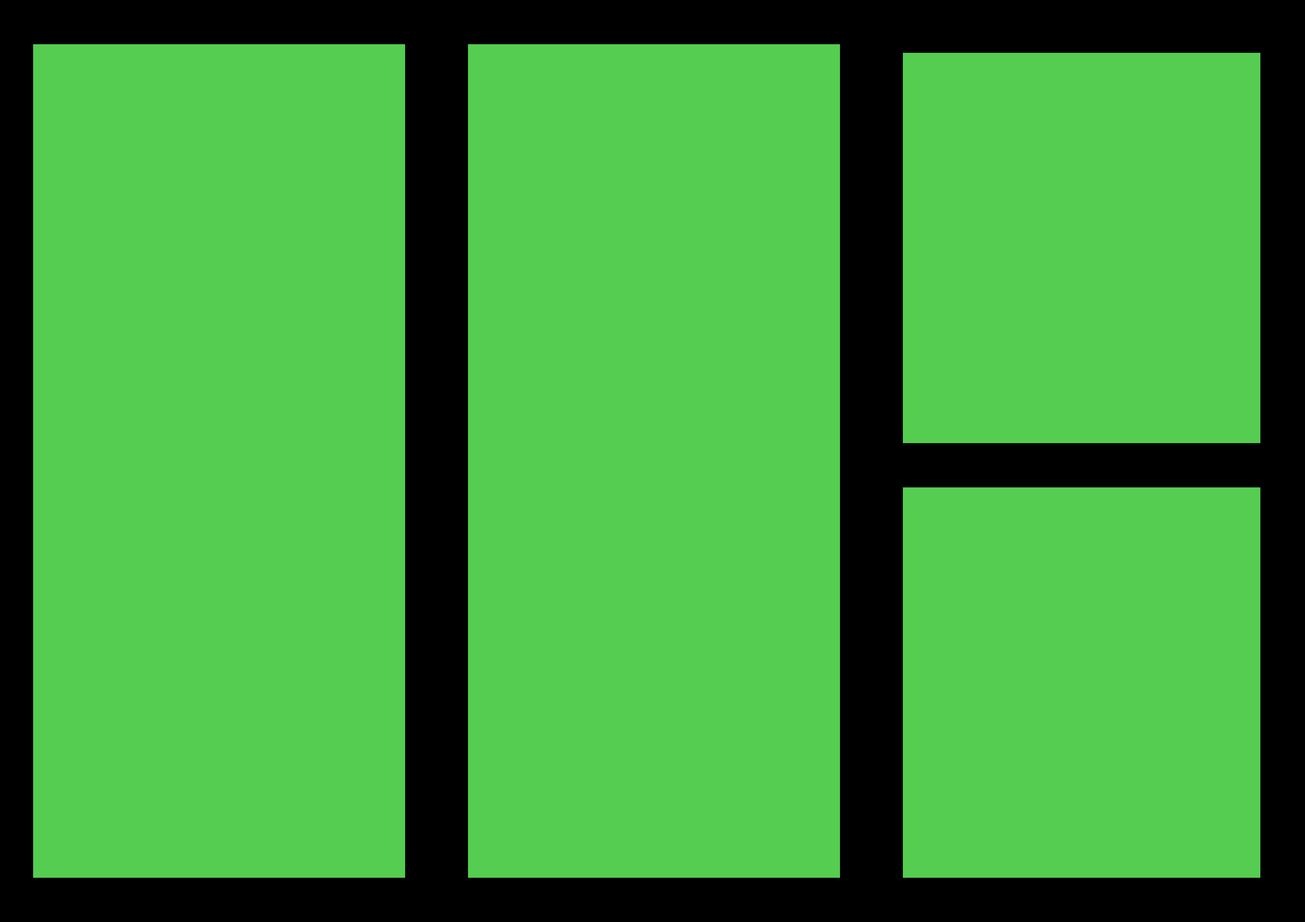
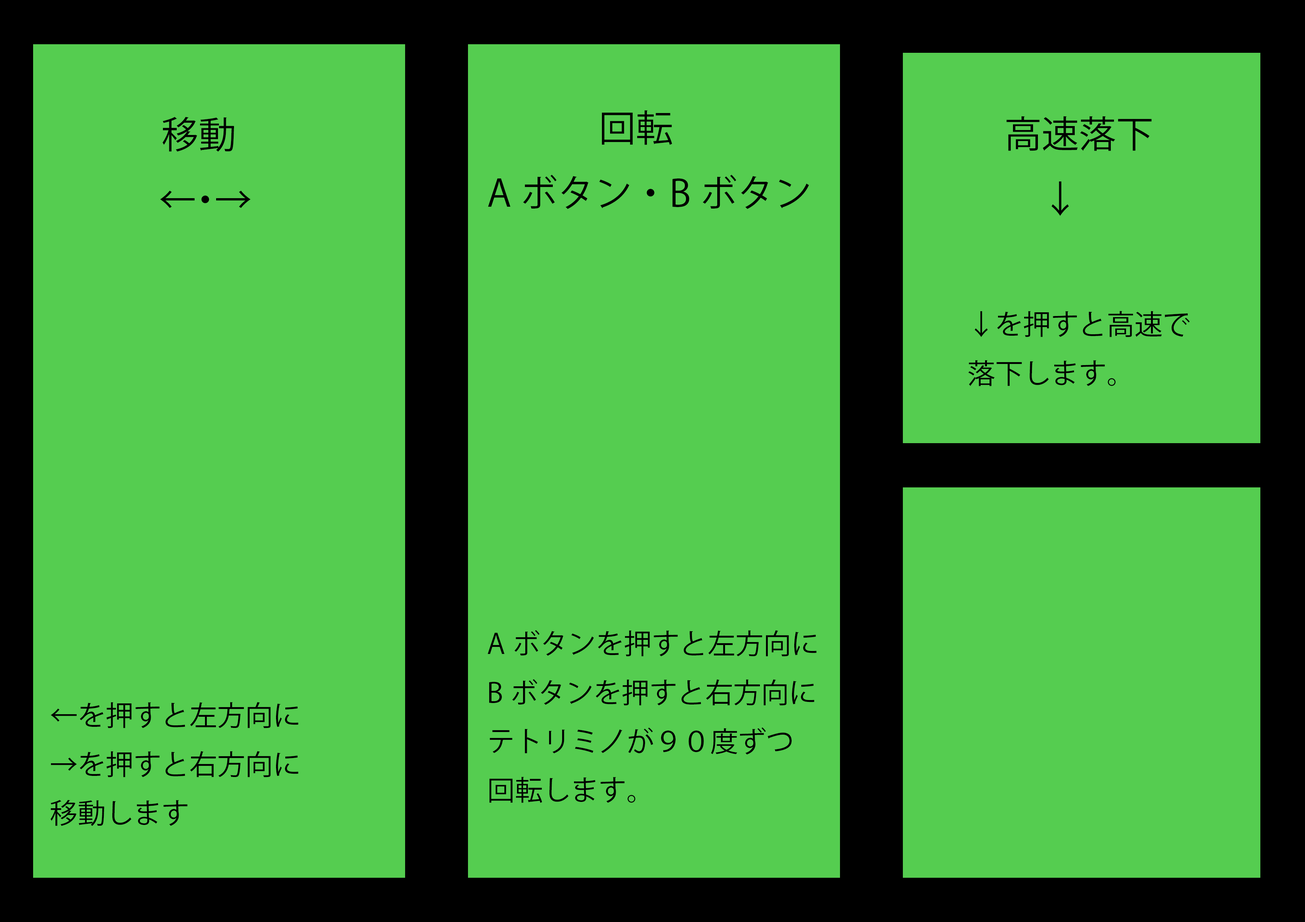
Layered file, before and after one edit (w=1305, h=922). Changes by layer:
added group "文字" with 3 layers above "背景" over left=50, top=110, right=1190, bottom=827
added layer "高速落下 ↓ ↓を押すと高速で 落下します。" in group "文字" over left=968, top=116, right=1190, bottom=387
added layer "回転 Aボタン・Bボタン Aボタンを押すと左方向に Bボタンを押すと右方向に テトリミノが９０度ずつ 回転し" in group "文字" over left=487, top=110, right=817, bottom=804
added layer "移動 ←・→ ←を押すと左方向に →を押すと右方向に 移動します" in group "文字" over left=50, top=116, right=299, bottom=827
